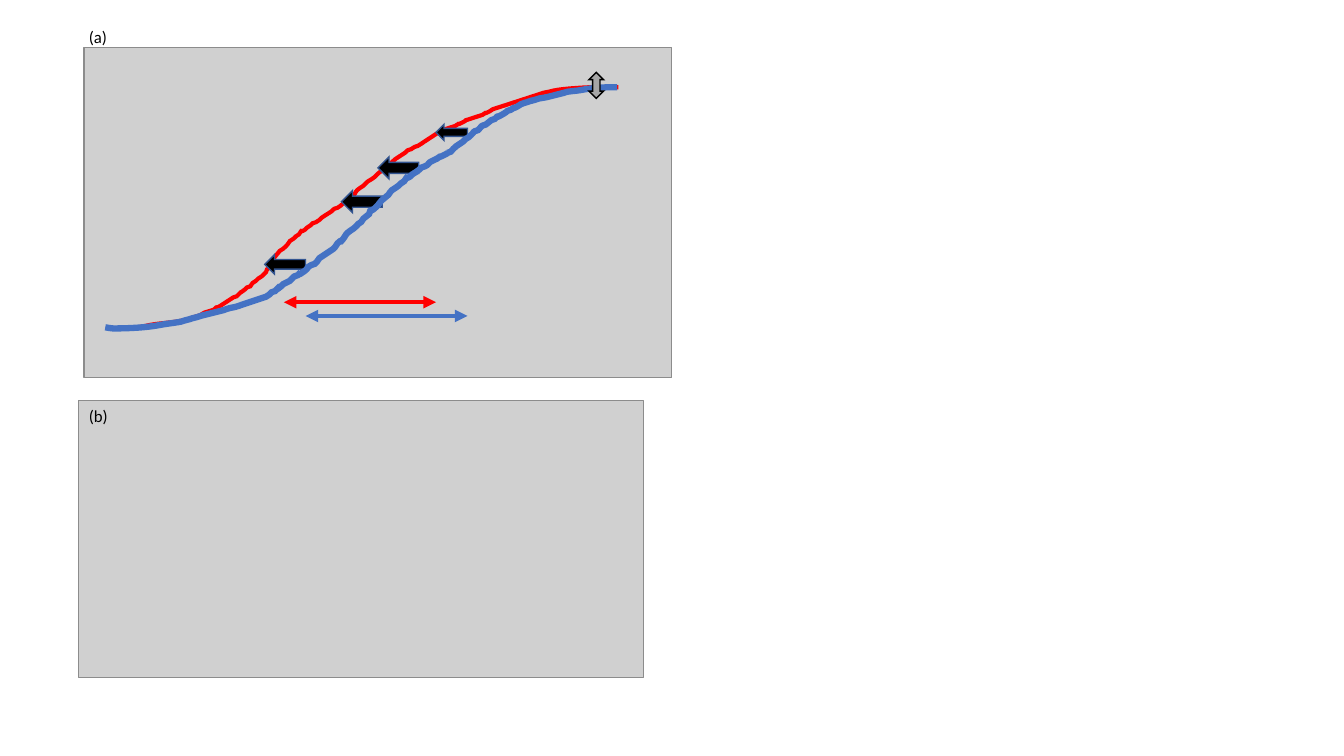
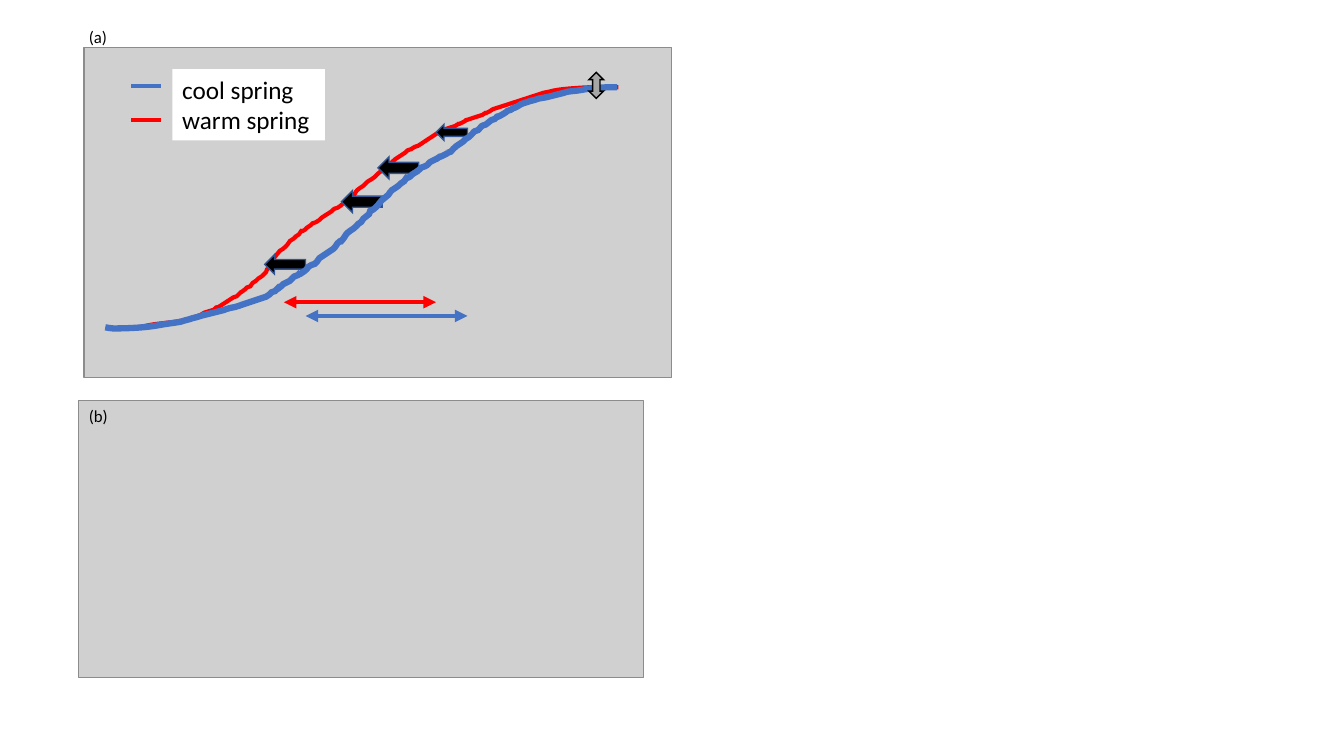
Before and after one commit to EcoClimLab/growth_phenology, a slide deck: slide 1 of doc/manuscript/tables_figures/figures.pptx. Drawn at 1344x756 pixels with LibreOffice and Linux fonts; fonts in the diff are those of the drawing; grey boxes stand for pictures. Boxes give left, top, right and bottom in pixels: in the first picture for what was removed or moved away, otherwise in the second. Text is boxed around its words. In the diff, an @@ line names an element or a change of style, - is before the commit and + after.

```diff
--- a/doc/manuscript/tables_figures/figures.pptx
+++ b/doc/manuscript/tables_figures/figures.pptx
@@ line added from (131, 86) to (161, 86), #4472C4 3 pt @@
@@ rectangle added at [172,70,325,141], fill #FFFFFF, 18 pt, text #000000 @@
+cool spring
+warm spring
@@ line added from (131, 120) to (161, 120), #FF0000 3 pt @@
```
Also in this commit, not shown: 1 other file.
